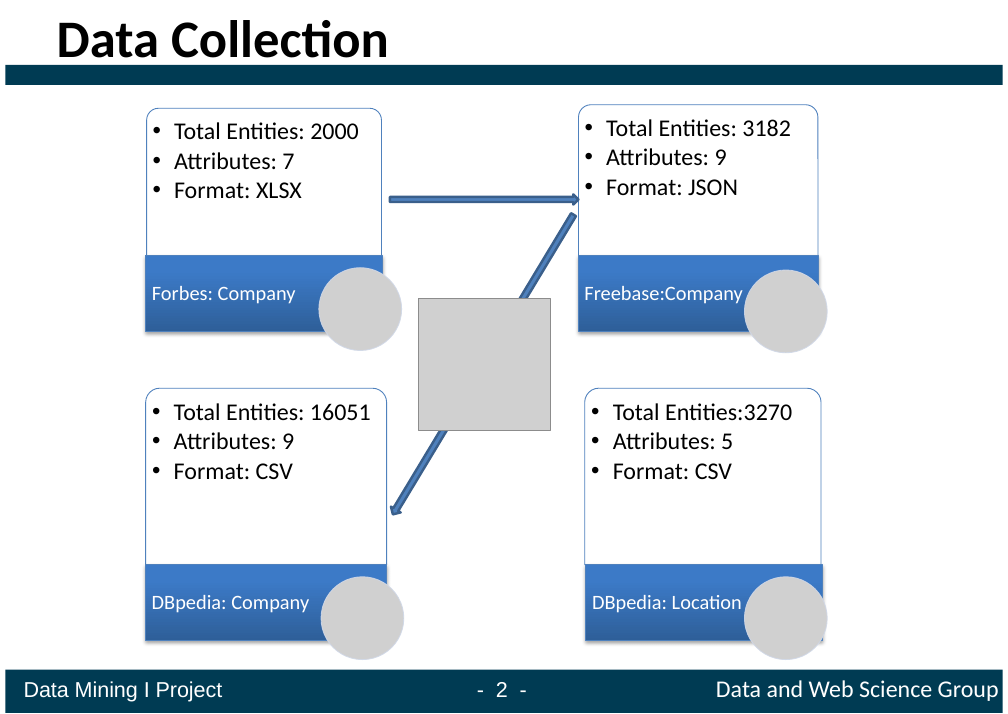
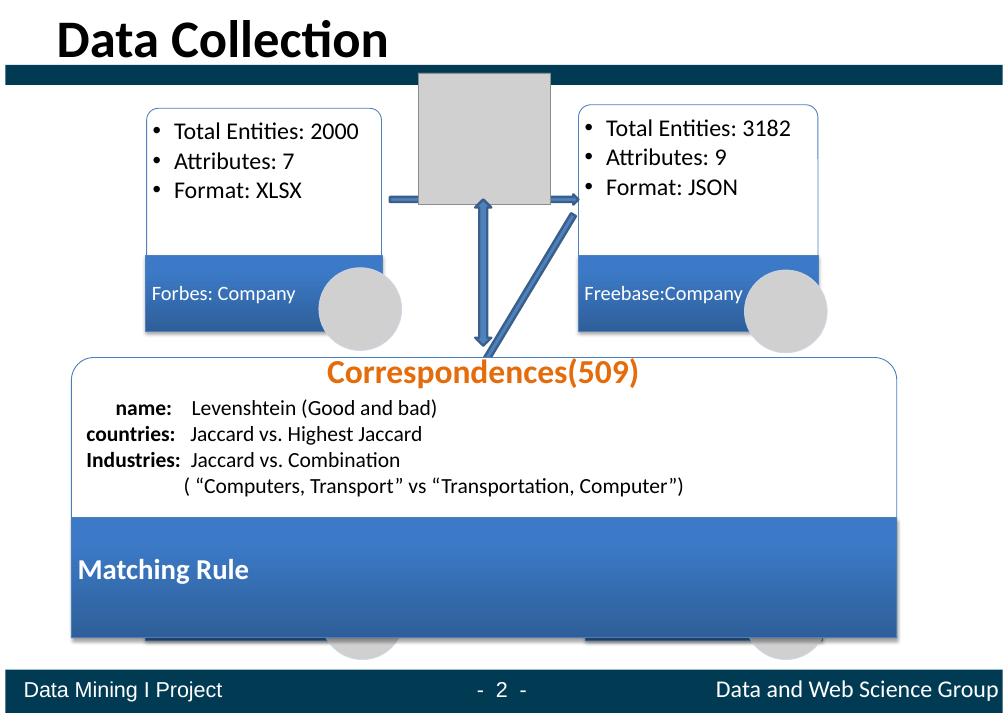
Before and after one commit to ofrendo/WebDataIntegration, a slide deck: slide 7 of presentation/Presentation_template.pptx. Drawn at 1008x714 pixels with LibreOffice and Linux fonts; fonts in the diff are those of the drawing; grey boxes stand for pictures. Boxes give left, top, right and bottom in pixels: in the first picture for what was removed or moved away, otherwise in the second. Text is boxed around its words. In the diff, an @@ line names an element or a change of style, - is before the commit and + after.

```diff
--- a/presentation/Presentation_template.pptx
+++ b/presentation/Presentation_template.pptx
@@ picture: place and size @@
-picture at (418, 298, 550, 430)
+picture at (418, 73, 550, 205)
@@ up down arrow added at (475, 199, 491, 346), fill #4F81BD, outline #3A5F8C 2 pt @@
@@ round same rect added at (72, 357, 898, 637), fill #FFFFFF at 90% opacity, outline #4B7EBC 0.75 pt, 18 pt, text #000000 @@
+name: Levenshtein (Good and bad)
+countries: Jaccard vs. Highest Jaccard
+Industries: Jaccard vs. Combination
+( “Computers, Transport” vs “Transportation, Computer”)
@@ text added at (327, 356, 639, 389), 28 pt, text #E46C0A, bold @@
+Correspondences(509)
@@ rectangle added at (72, 517, 898, 638), fill gradient #2F5F99 to #3D7CC7 to #3A7CCB, outline #4B7EBC 0.75 pt @@
@@ right arrow added at (390, 524, 579, 535), fill #4F81BD, outline #3A5F8C 2 pt @@
@@ text added at (78, 559, 249, 584), 24 pt, text #FFFFFF, bold @@
+Matching Rule
@@ text removed at (152, 595, 309, 613) @@
-DBpedia: Company
@@ text removed at (592, 595, 742, 613) @@
-DBpedia: Location
```
Also in this commit, not shown: 5 other slides changed.
